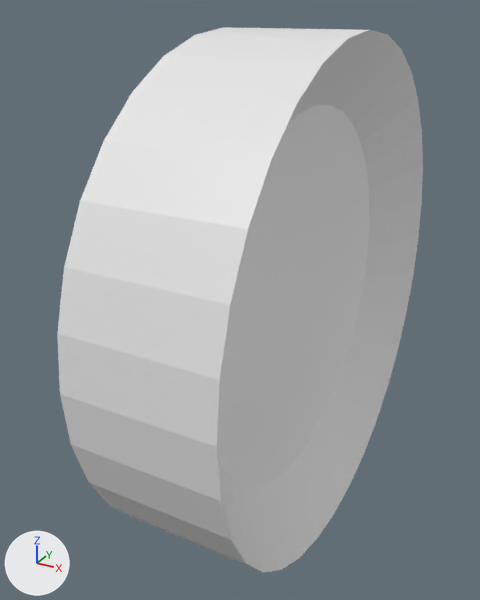
An edit to the COLLADA model data/Models/Coin.dae, drawn before and after from the same camera.
The view is the same before and after, from a camera (50 mm lens) standing at (1.032, -2.25, 1.065) and looking at (-0.155, -0.092, -0.014). The lights are fixed; the arrows at lower left show +X, +Y and +Z.
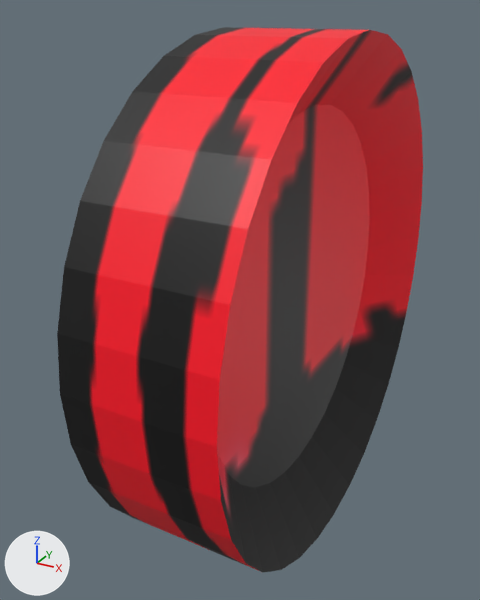
What differs and where, as boxes [x1, y1, x2, y2] in the pictures (480 x 600 px):
'Cylinder', recoloured
    both: [57, 27, 423, 572]

The edits, one by one:
Picture 'Material.001 Base Color.png' (img_material_001_base_color_png) is new.
Material 'Material.001' (mat_material_001) is new.
Its texture is img_material_001_base_color_png.
me_cylinder has 128 vertices, 252 faces and spans x -1.0..1.0, y -1.0..1.0, z -1.0..1.0.
me_cylinder now uses material mat_material_001 (picture img_material_001_base_color_png).
